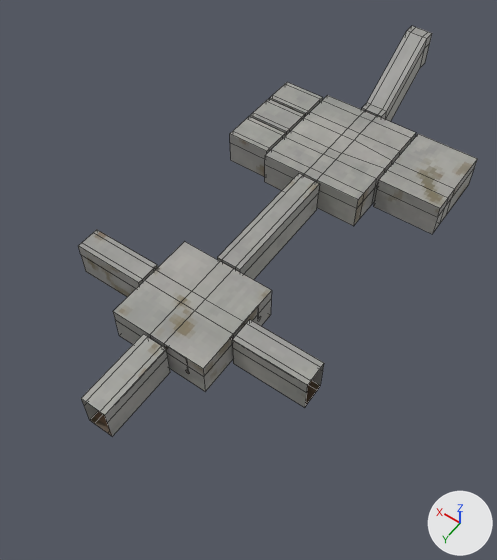
Renders of the Blender file Assets/Models/Cellar/Cellar.blend from each side of a commit.
One viewpoint serves both versions: a 50 mm lens placed at (-19.5, 20.8, 41.5), pointed at (-1.2, -4.9, 1.1). Lighting does not change. The marker at lower right points along +X, +Y and +Z. Mesh edges are drawn as thin lines.

Objects in the first picture: 'Cellar'.
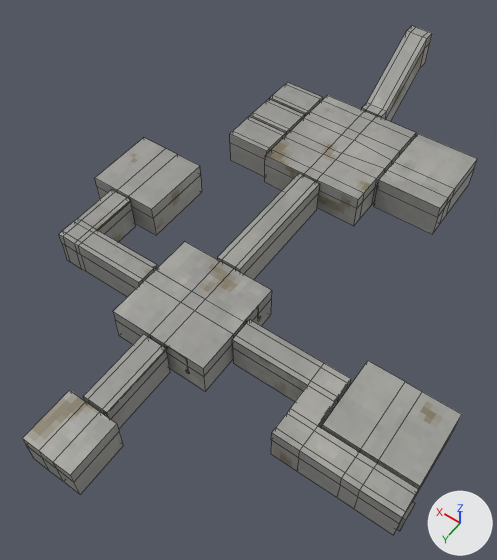
Changed parts and their boxes (x1, y1, x2, y2) in the pictures (497 x 560 px):
'Cellar', reshaped (14% wider, 24% taller): before (78, 26, 477, 436); after (22, 26, 477, 535)
part 1 of me_cube_001, built on: after (246, 321, 462, 535)
part 2 of me_cube_001, built on: after (59, 138, 202, 271)
part 3 of me_cube_001, built on: before (81, 334, 170, 436); after (22, 334, 170, 494)
part 4 of me_cube_001, surface changed: (78, 36, 474, 401) in both

Edits to the bpy script that builds the scene:
```text
Change me_cube_001:
    used by ob_cellar; location = (0.0, 0.0, 0.0)
    remove me_cube_001.from_pydata(...)  # 506 vertices, 473 faces; spans x -10.0..10.0, y -33.2..10.0, z 0.0..7.0
    add me_cube_001.from_pydata(...)  # 744 vertices, 717 faces; spans x -19.0..14.0, y -33.2..14.0, z 0.0..7.0
    me_cube_001 part 1: 12 vertices moved from x -9.0..-3.7, y 0.8..0.9, z 2.7..2.8 to x -11.8..-3.7, y -0.9..-0.8, z 2.7..2.8; 122 vertices added at x -19.0..-10.0, y -2.8..5.0, z 0.0..3.0
    me_cube_001 part 2: 4 vertices moved from x 9.0, y -0.9..-0.8, z 2.7..2.8 to x 10.1, y -0.9..-0.8, z 2.7..2.8; 82 vertices added at x 8.0..14.0, y -11.0..1.0, z 0.0..3.0
    me_cube_001 part 3: 10 vertices moved from x -1.0..1.0, y 9.0..10.0, z 0.0..3.0 to x -1.0..1.0, y 9.8..9.9, z 0.0..3.0; 34 vertices added at x -2.0..2.0, y 9.8..14.0, z 0.0..3.0
    me_cube_001 part 4: 465 kept faces spanning x -11.8..10.1, y -33.2..9.9, z 0.0..7.0 get new texture (UV) coordinates
```
